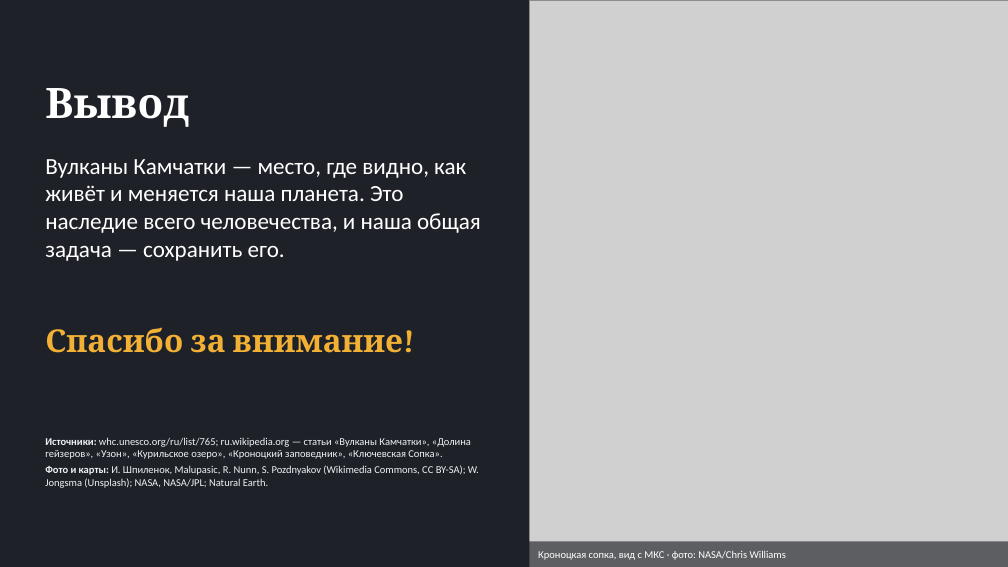
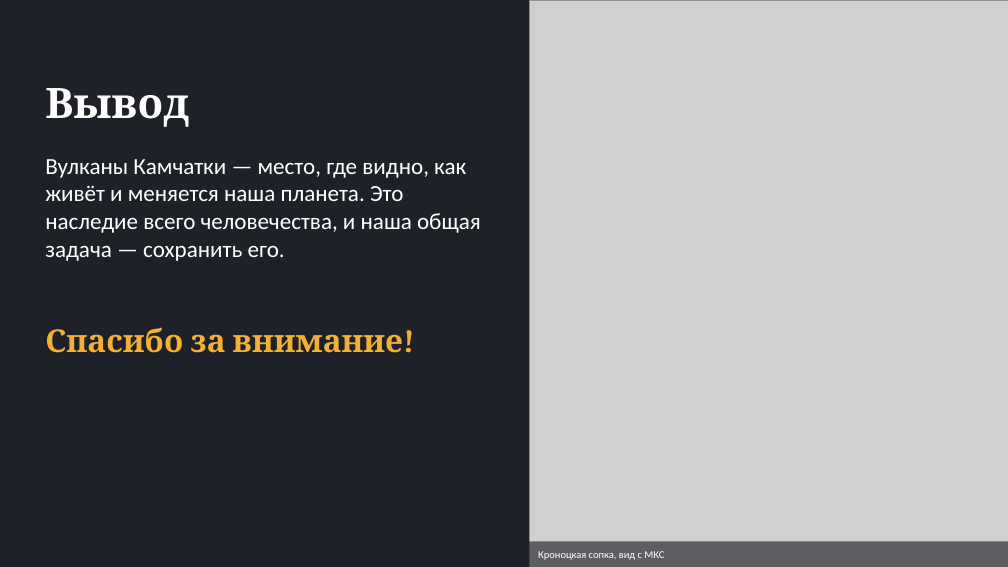
Before and after one commit to artikulazat-a11y/for_claude, a slide deck: slide 12 of presentations/kamchatka/Вулканы_Камчатки.pptx. Drawn at 1008x567 pixels with LibreOffice and Linux fonts; fonts in the diff are those of the drawing; grey boxes stand for pictures. Boxes give left, top, right and bottom in pixels: in the first picture for what was removed or moved away, otherwise in the second. Text is boxed around its words. In the diff, an @@ line names an element or a change of style, - is before the commit and + after.

```diff
--- a/presentations/kamchatka/Вулканы_Камчатки.pptx
+++ b/presentations/kamchatka/Вулканы_Камчатки.pptx
@@ text removed at <box>45,437,479,488</box> @@
-Источники: whc.unesco.org/ru/list/765; ru.wikipedia.org — статьи «Вулканы Камчатки», «Долина гейзеров», «Узон», «Курильское озеро», «Кроноцкий заповедник», «Ключевская Сопка».
-Фото и карты: И. Шпиленок, Malupasic, R. Nunn, S. Pozdnyakov (Wikimedia Commons, CC BY-SA); W. Jongsma (Unsplash); NASA, NASA/JPL; Natural Earth.
@@ text at <box>538,551,664,560</box>: text changed @@
-Кроноцкая сопка, вид с МКС · фото: NASA/Chris Williams
+Кроноцкая сопка, вид с МКС
```
Also in this commit, not shown: 6 other slides changed, 3 other files.
